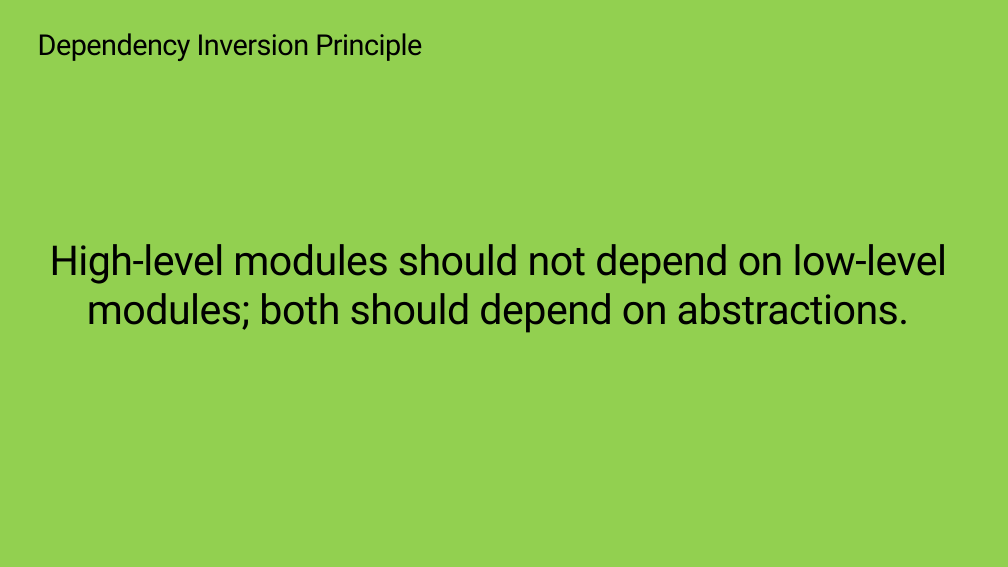
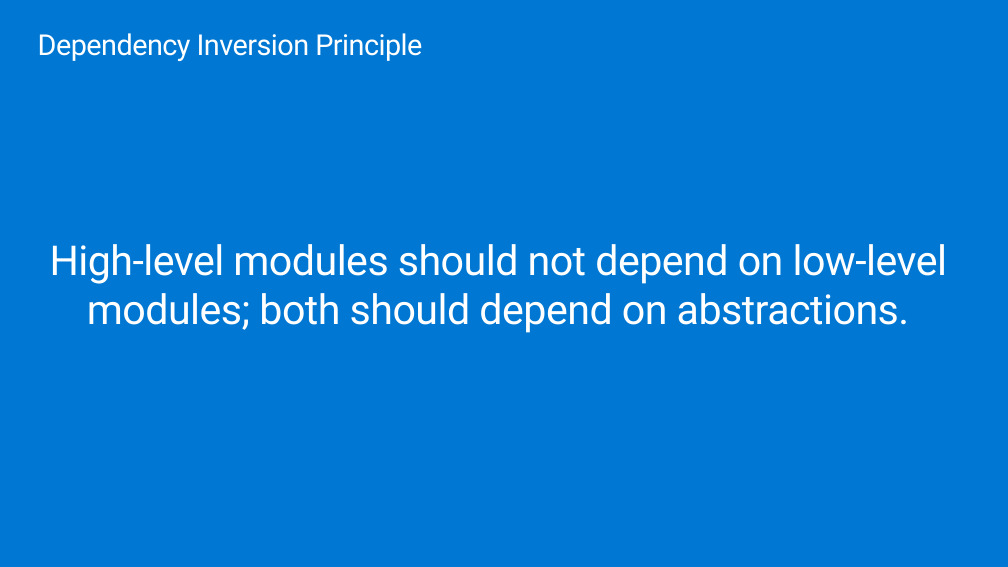
Before and after one commit to dstarr/SOLID, a slide deck: slide 8 of SOLID.pptx. Drawn at 1008x567 pixels with LibreOffice and Linux fonts; fonts in the diff are those of the drawing; background and template pictures are left out. Boxes give left, top, right and bottom in pixels: in the first picture for what was removed or moved away, otherwise in the second. Text is boxed around its words. In the diff, an @@ line names an element or a change of style, - is before the commit and + after.

Commit message:
draft code for all principles

```diff
--- a/SOLID.pptx
+++ b/SOLID.pptx
@@ background #92D050 to #0078D3 @@
@@ title "Dependency Inversion Principle" at [38,33,422,61]: text colour #000000 to #FFFFFF @@
@@ text "High-level modules should not depend ..." at [50,244,948,333]: text colour #000000 to #FFFFFF @@
```
Also in this commit, not shown: 4 other slides changed, 1 slide added, 1 slide removed, 26 other files.
